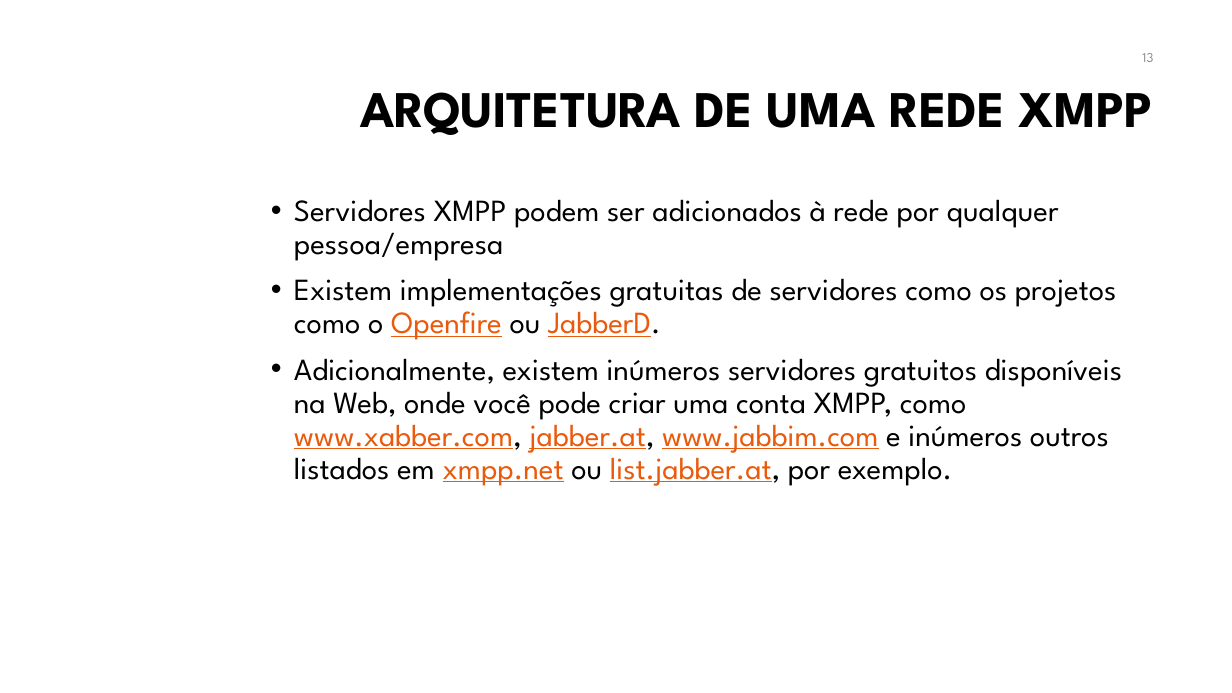
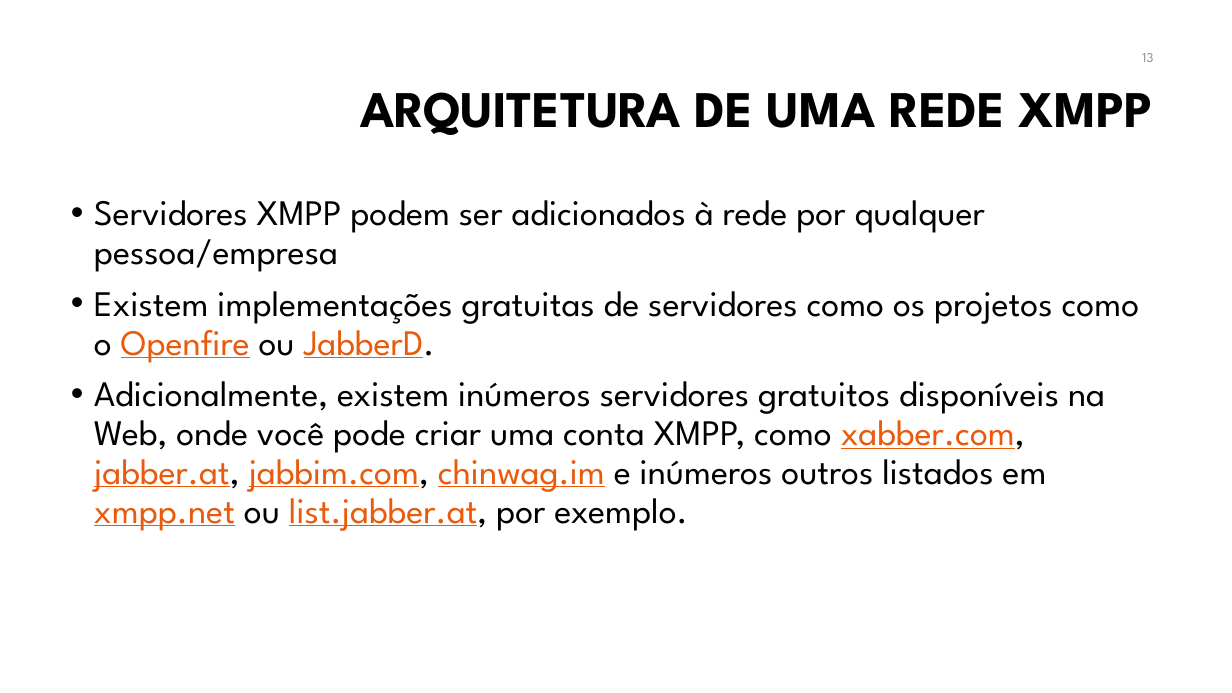
Before and after one commit to manoelcampos/sistemas-distribuidos, a slide deck: slide 13 of projects/06-xmpp-chat-client/xmpp.pptx. Drawn at 1232x693 pixels with LibreOffice and Linux fonts; fonts in the diff are those of the drawing; background and template pictures are left out. Boxes give left, top, right and bottom in pixels: in the first picture for what was removed or moved away, otherwise in the second. Text is boxed around its words. In the diff, an @@ line names an element or a change of style, - is before the commit and + after.

Commit message:
Atualiza slides XMPP

```diff
--- a/projects/06-xmpp-chat-client/xmpp.pptx
+++ b/projects/06-xmpp-chat-client/xmpp.pptx
@@ text "Servidores XMPP podem ser adicionados ..." moved from (x1=294, y1=199, x2=1122, y2=486) to (x1=94, y1=200, x2=1140, y2=531) @@
@@ text at (x1=94, y1=200, x2=1140, y2=363): size 24 to 28 pt in "Servidores XMPP podem ser adicionados à rede ...", "Existem implementações gratuitas de servidores como os ..." @@
@@ text at (x1=94, y1=381, x2=1105, y2=531): text changed; size 24 to 28 pt @@
-• Adicionalmente, existem inúmeros servidores gratuitos disponíveis na Web, onde você pode criar uma conta XMPP, como www.xabber.com, jabber.at, www.jabbim.com e inúmeros outros listados em xmpp.net ou list.jabber.at, por exemplo.
+• Adicionalmente, existem inúmeros servidores gratuitos disponíveis na Web, onde você pode criar uma conta XMPP, como xabber.com, jabber.at, jabbim.com, chinwag.im e inúmeros outros listados em xmpp.net ou list.jabber.at, por exemplo.
```
Also in this commit, not shown: 15 other slides changed, 1 slide added, 1 other file.
